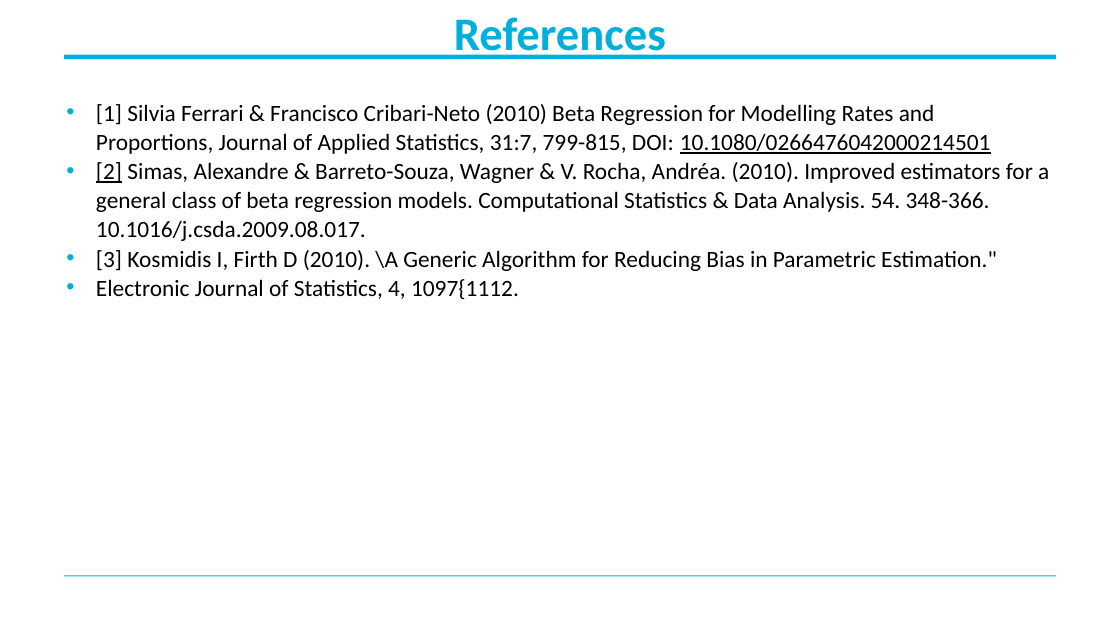
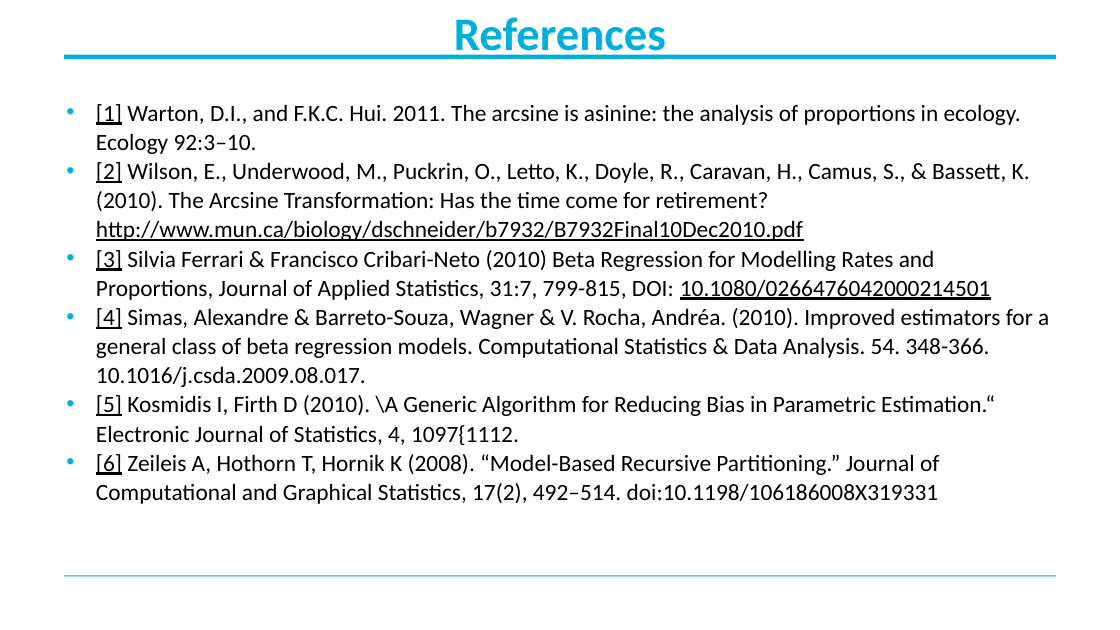
Before and after one commit to MichaelBelias/My-Complete-Book-In-R, a slide deck: slide 20 of Beta Regression/Beta-regression.pptx (slide 18 before the commit). Drawn at 1120x630 pixels with LibreOffice and Linux fonts; fonts in the diff are those of the drawing; background and template pictures are left out. Boxes give left, top, right and bottom in pixels: in the first picture for what was removed or moved away, otherwise in the second. Text is boxed around its words. In the diff, an @@ line names an element or a change of style, - is before the commit and + after.

```diff
--- a/Beta Regression/Beta-regression.pptx
+++ b/Beta Regression/Beta-regression.pptx
@@ text at <box>96,104,1049,504</box>: text changed @@
-• [1] Silvia Ferrari & Francisco Cribari-Neto (2010) Beta Regression for Modelling Rates and Proportions, Journal of Applied Statistics, 31:7, 799-815, DOI: 10.1080/0266476042000214501
-• [2] Simas, Alexandre & Barreto-Souza, Wagner & V. Rocha, Andréa. (2010). Improved estimators for a general class of beta regression models. Computational Statistics & Data Analysis. 54. 348-366. 10.1016/j.csda.2009.08.017.
-• [3] Kosmidis I, Firth D (2010). \A Generic Algorithm for Reducing Bias in Parametric Estimation."
-• Electronic Journal of Statistics, 4, 1097{1112.
+• [1] Warton, D.I., and F.K.C. Hui. 2011. The arcsine is asinine: the analysis of proportions in ecology. Ecology 92:3–10.
+• [2] Wilson, E., Underwood, M., Puckrin, O., Letto, K., Doyle, R., Caravan, H., Camus, S., & Bassett, K. (2010). The Arcsine Transformation: Has the time come for retirement? http://www.mun.ca/biology/dschneider/b7932/B7932Final10Dec2010.pdf
+• [3] Silvia Ferrari & Francisco Cribari-Neto (2010) Beta Regression for Modelling Rates and Proportions, Journal of Applied Statistics, 31:7, 799-815, DOI: 10.1080/0266476042000214501
+• [4] Simas, Alexandre & Barreto-Souza, Wagner & V. Rocha, Andréa. (2010). Improved estimators for a general class of beta regression models. Computational Statistics & Data Analysis. 54. 348-366. 10.1016/j.csda.2009.08.017.
+• [5] Kosmidis I, Firth D (2010). \A Generic Algorithm for Reducing Bias in Parametric Estimation.“ Electronic Journal of Statistics, 4, 1097{1112.
+• [6] Zeileis A, Hothorn T, Hornik K (2008). “Model-Based Recursive Partitioning.” Journal of Computational and Graphical Statistics, 17(2), 492–514. doi:10.1198/106186008X319331
```
Also in this commit, not shown: 7 other slides changed, 3 slides added, 1 slide removed, 3 other files.
